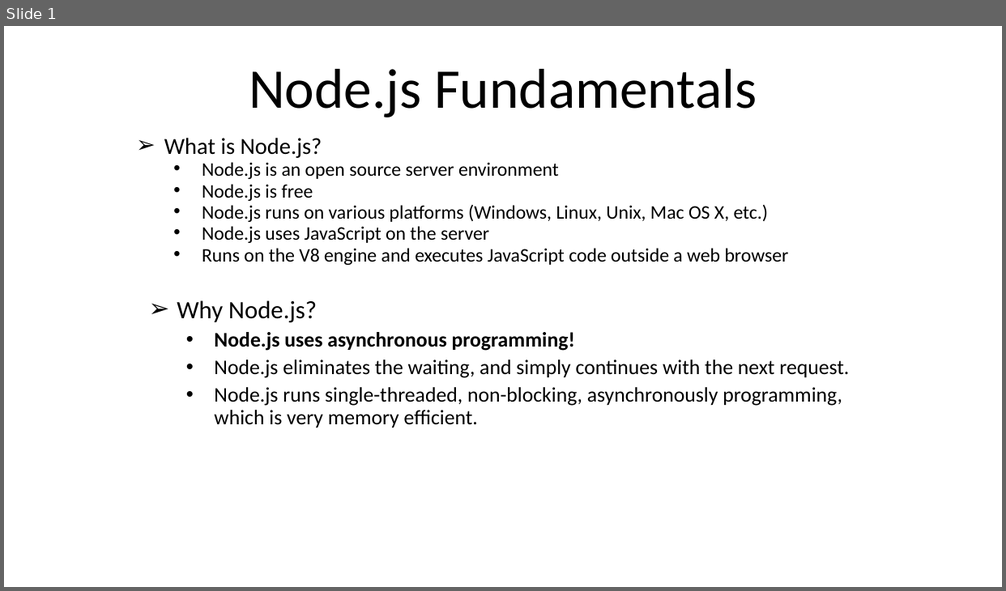
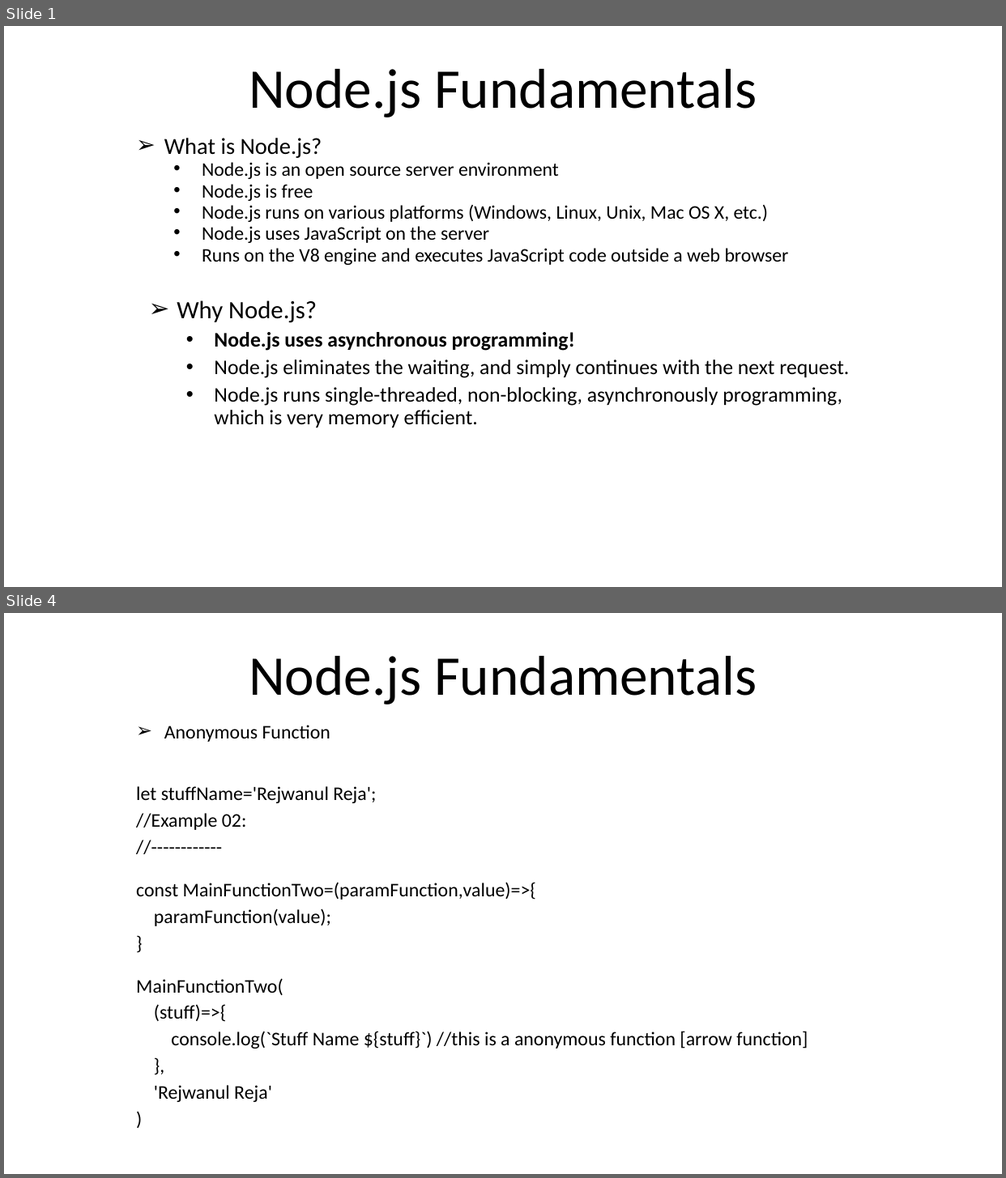
Before and after one commit to rezaice07/nodejs-fundamentals, a slide deck: ppt/01. Introduction.pptx. Shown one above the other, each under a label of ours: slide 1 before the commit, slides 1 and 4 after it; the slides between them are not shown. The pictures are 1006x591 and 1006x1178 pixels, drawn with LibreOffice and Linux fonts; fonts in the diff are those of the drawing. Boxes give left, top, right and bottom in pixels: in the first picture for what was removed or moved away, otherwise in the second. Text is boxed around its words. In the diff, an @@ line names an element or a change of style, - is before the commit and + after.

Commit message:
added anonymous function

```diff
--- a/ppt/01. Introduction.pptx
+++ b/ppt/01. Introduction.pptx
@@ slide 4 added at [4,613,1002,1174], background #FFFFFF @@
@@ title added at [249,656,756,705], 54 pt, text #000000 @@
+Node.js Fundamentals
@@ subtitle added at [136,725,808,1102], 18.6 pt, text #000000 @@
+➢ Anonymous Function
+let stuffName='Rejwanul Reja';
+//Example 02:
+//------------
+const MainFunctionTwo=(paramFunction,value)=>{
+paramFunction(value);
+}
+MainFunctionTwo(
+(stuff)=>{
+console.log(`Stuff Name ${stuff}`) //this is a anonymous function [arrow function]
+},
+'Rejwanul Reja'
+)
```
Also in this commit, not shown: 2 other slides added, 4 other files.
